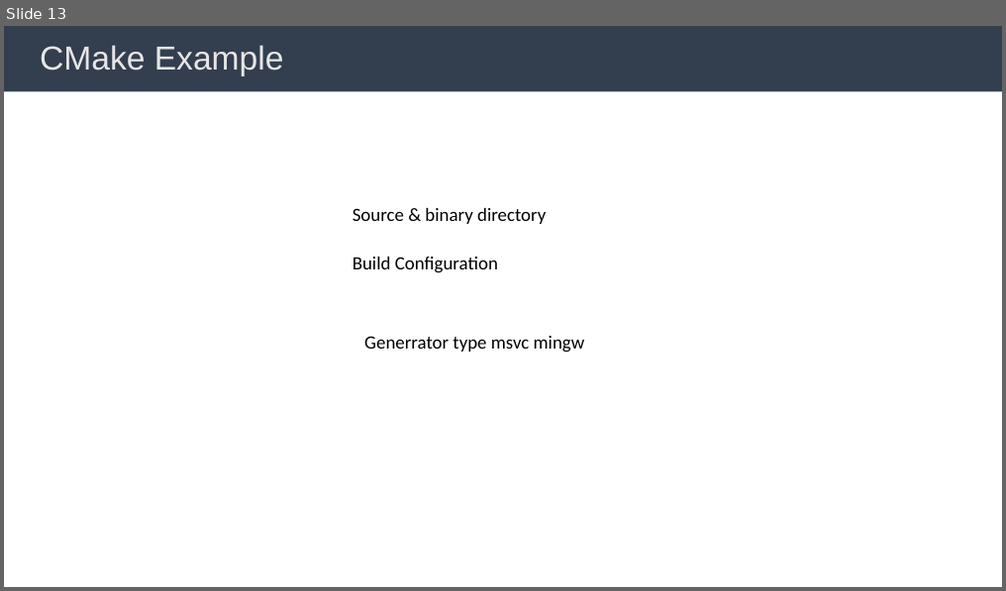
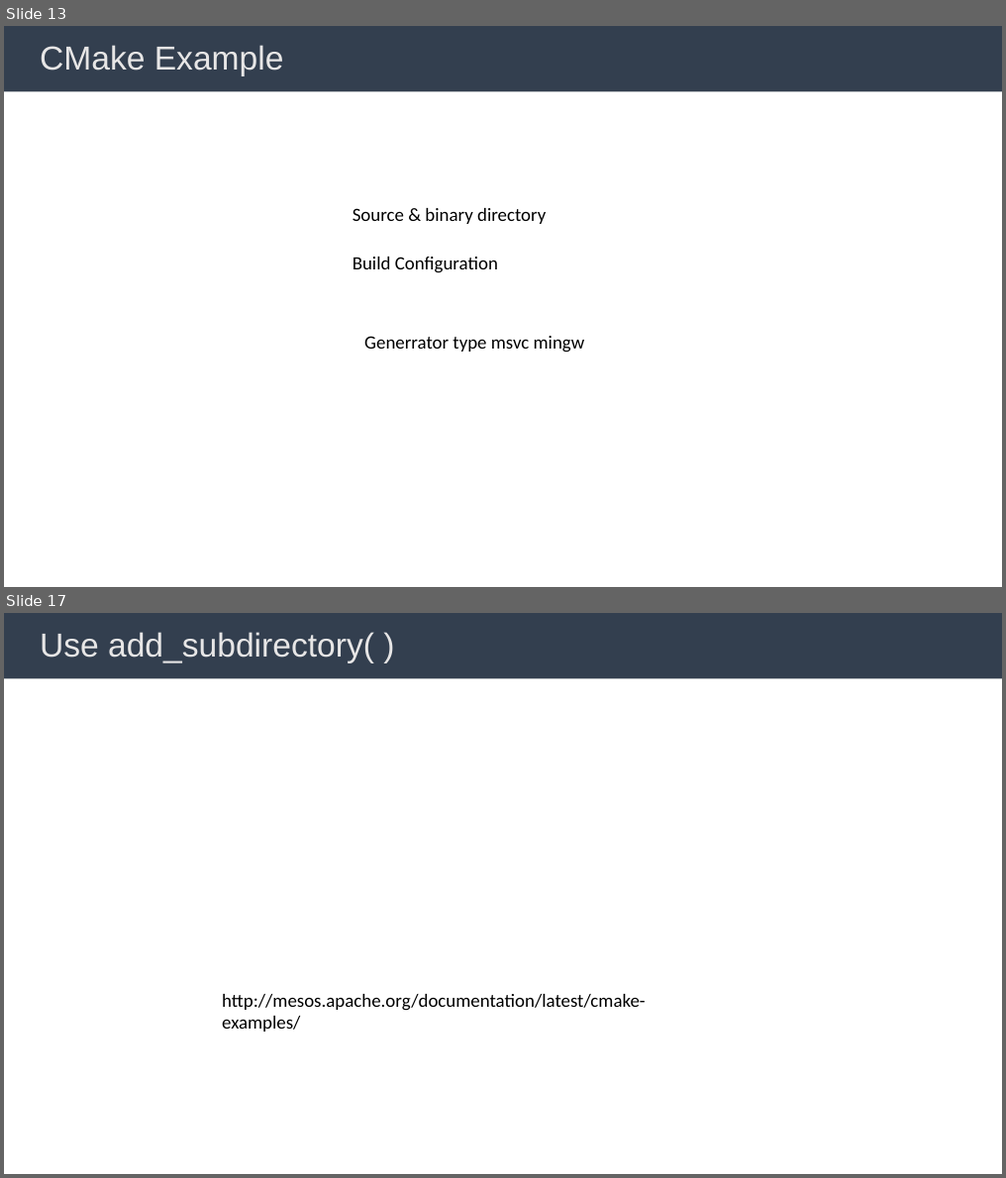
Before and after one commit to BingHanLin/Learn_Modern_CMake, a slide deck: cmake notes.pptx. Shown one above the other, each under a label of ours: slide 13 before the commit, slides 13 and 17 after it; the slides between them are not shown. The pictures are 1006x591 and 1006x1178 pixels, drawn with LibreOffice and Linux fonts; fonts in the diff are those of the drawing. Boxes give left, top, right and bottom in pixels: in the first picture for what was removed or moved away, otherwise in the second. Text is boxed around its words. In the diff, an @@ line names an element or a change of style, - is before the commit and + after.

```diff
--- a/cmake notes.pptx
+++ b/cmake notes.pptx
@@ slide 17 added at <box>4,613,1002,1174</box>, background #FFFFFF; not listed: 1 template element that a slide beside it also shows @@
@@ title added at <box>40,632,374,663</box>, 32 pt, text #E7E6E6 @@
+Use add_subdirectory( )
@@ text added at <box>222,994,646,1032</box>, 18 pt, text #000000 @@
+http://mesos.apache.org/documentation/latest/cmake-examples/
```
Also in this commit, not shown: 3 slides changed, 3 other slides added, 2 other files.
